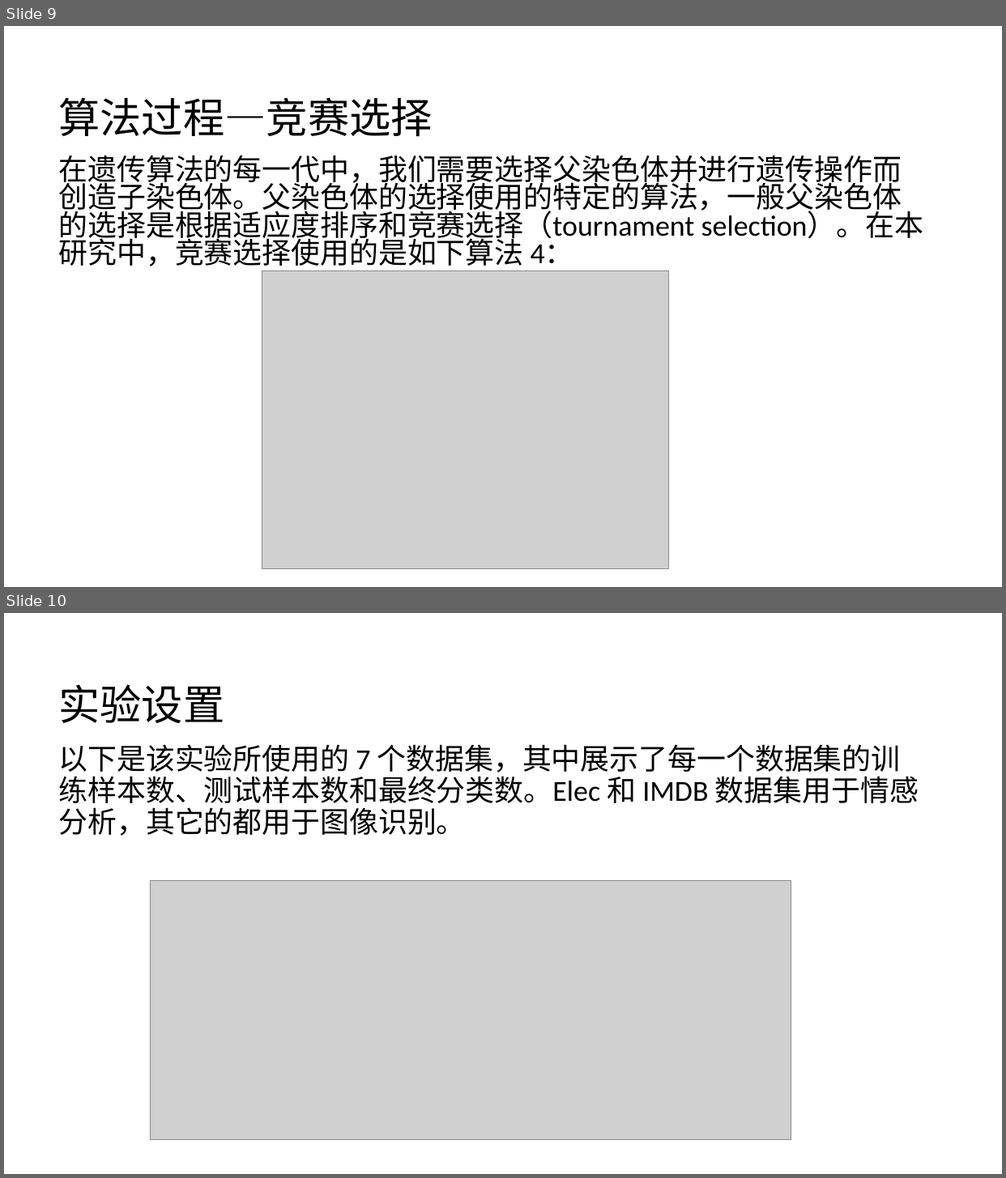
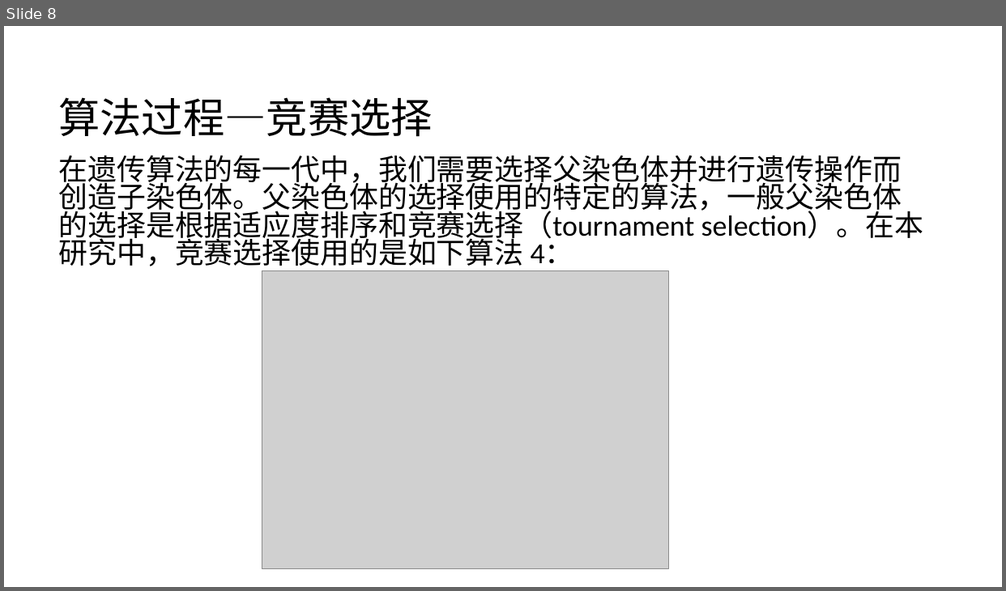
Before and after one commit to likaihz/EAS, a slide deck: linzepei/slides.pptx. Shown one above the other, each under a label of ours: slides 9 and 10 before the commit, slide 8 after it. The pictures are 1006x1178 and 1006x591 pixels, drawn with LibreOffice and Linux fonts; fonts in the diff are those of the drawing; grey boxes stand for pictures. Boxes give left, top, right and bottom in pixels: in the first picture for what was removed or moved away, otherwise in the second. Text is boxed around its words. In the diff, an @@ line names an element or a change of style, - is before the commit and + after.

```diff
--- a/linzepei/slides.pptx
+++ b/linzepei/slides.pptx
@@ slide 10 removed at (4, 613, 1002, 1174), background #FFFFFF @@
@@ text removed at (58, 684, 224, 723) @@
-实验设置
@@ text removed at (59, 744, 918, 836) @@
-以下是该实验所使用的 7 个数据集，其中展示了每一个数据集的训练样本数、测试样本数和最终分类数。Elec 和 IMDB 数据集用于情感分析，其它的都用于图像识别。
@@ picture removed at (151, 880, 791, 1140) @@
@@ what was slide 9 is now slide 8 @@
```
Also in this commit, not shown: 2 slides changed, 1 slide added, 3 other slides removed.
